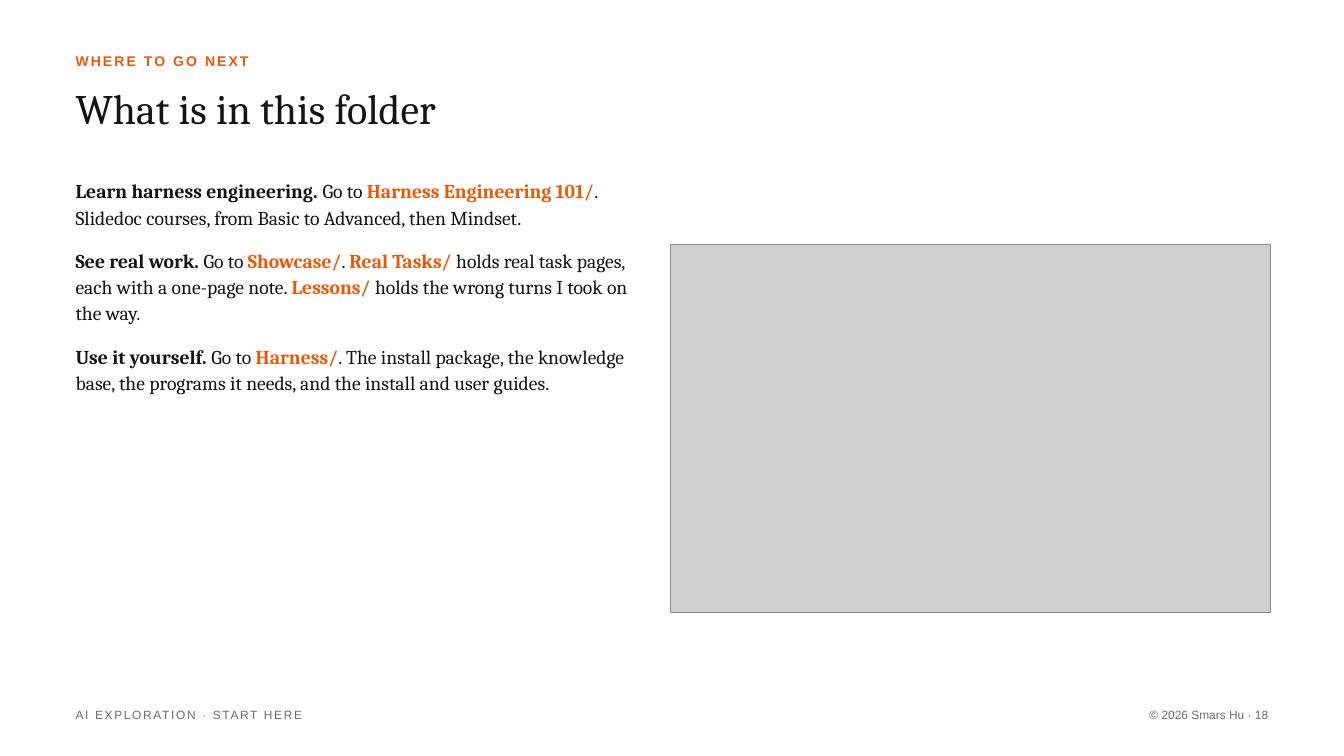
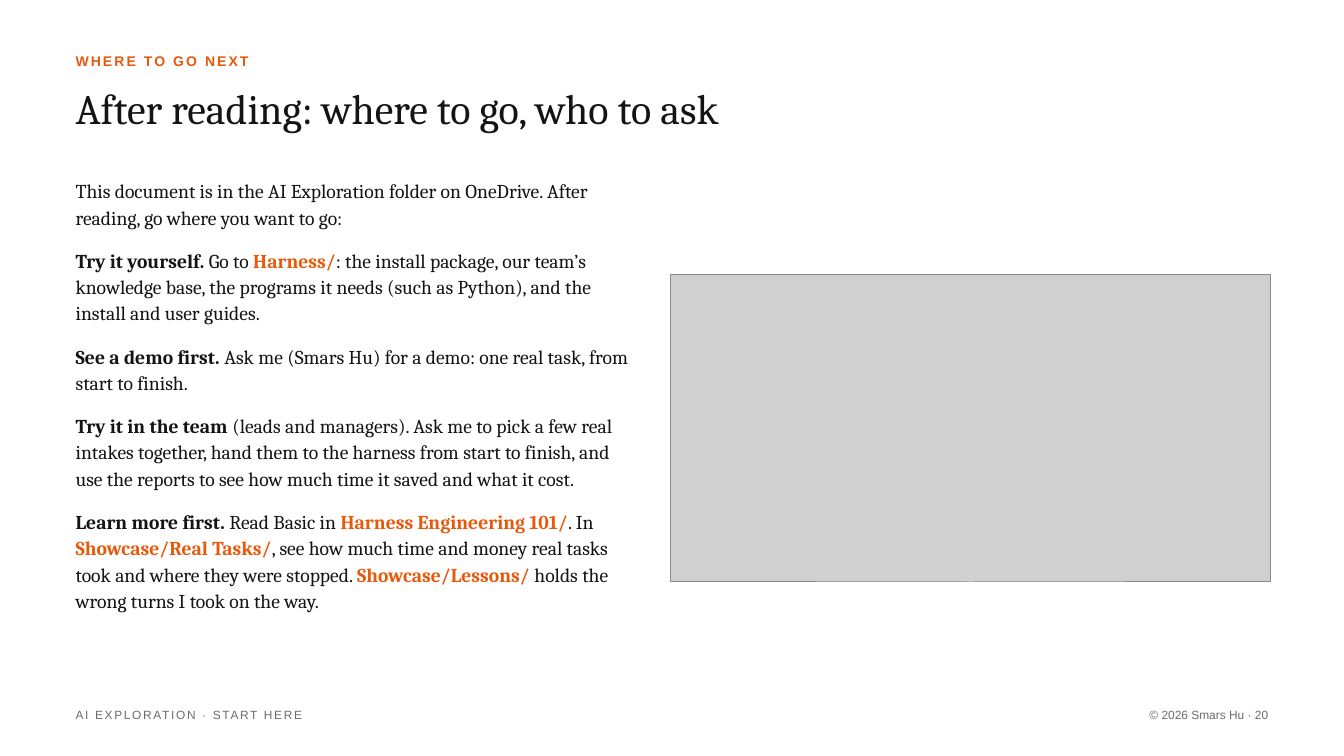
Before and after one commit to Smars-Bin-Hu/ai-exploration, a slide deck: slide 20 of Start Here/Start Here.pptx (slide 18 before the commit). Drawn at 1344x756 pixels with LibreOffice and Linux fonts; fonts in the diff are those of the drawing; grey boxes stand for pictures. Boxes give left, top, right and bottom in pixels: in the first picture for what was removed or moved away, otherwise in the second. Text is boxed around its words. In the diff, an @@ line names an element or a change of style, - is before the commit and + after.

```diff
--- a/Start Here/Start Here.pptx
+++ b/Start Here/Start Here.pptx
@@ text at bbox=[76, 94, 718, 134]: text changed @@
-What is in this folder
+After reading: where to go, who to ask
@@ text at bbox=[76, 184, 628, 613]: text changed @@
-Learn harness engineering. Go to Harness Engineering 101/. Slidedoc courses, from Basic to Advanced, then Mindset.
-See real work. Go to Showcase/. Real Tasks/ holds real task pages, each with a one-page note. Lessons/ holds the wrong turns I took on the way.
-Use it yourself. Go to Harness/. The install package, the knowledge base, the programs it needs, and the install and user guides.
+This document is in the AI Exploration folder on OneDrive. After reading, go where you want to go:
+Try it yourself. Go to Harness/: the install package, our team’s knowledge base, the programs it needs (such as Python), and the install and user guides.
+See a demo first. Ask me (Smars Hu) for a demo: one real task, from start to finish.
+Try it in the team (leads and managers). Ask me to pick a few real intakes together, hand them to the harness from start to finish, and use the reports to see how much time it saved and what it cost.
+Learn more first. Read Basic in Harness Engineering 101/. In Showcase/Real Tasks/, see how much time and money real tasks took and where they were stopped. Showcase/Lessons/ holds the wrong turns I took on the way.
@@ picture: place and size @@
-picture at bbox=[670, 244, 1270, 612]
+picture at bbox=[670, 275, 1270, 583]
@@ text at bbox=[1162, 710, 1268, 719]: text changed @@
-© 2026 Smars Hu · 18
+© 2026 Smars Hu · 20
```
Also in this commit, not shown: 17 other slides changed, 2 slides added, 18 other files.
